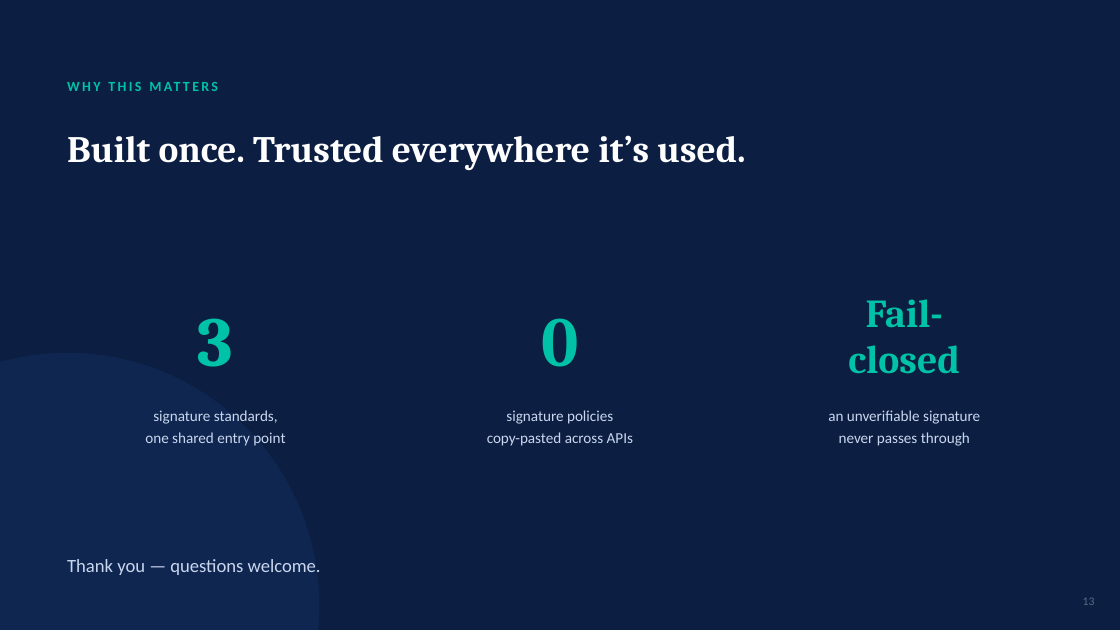
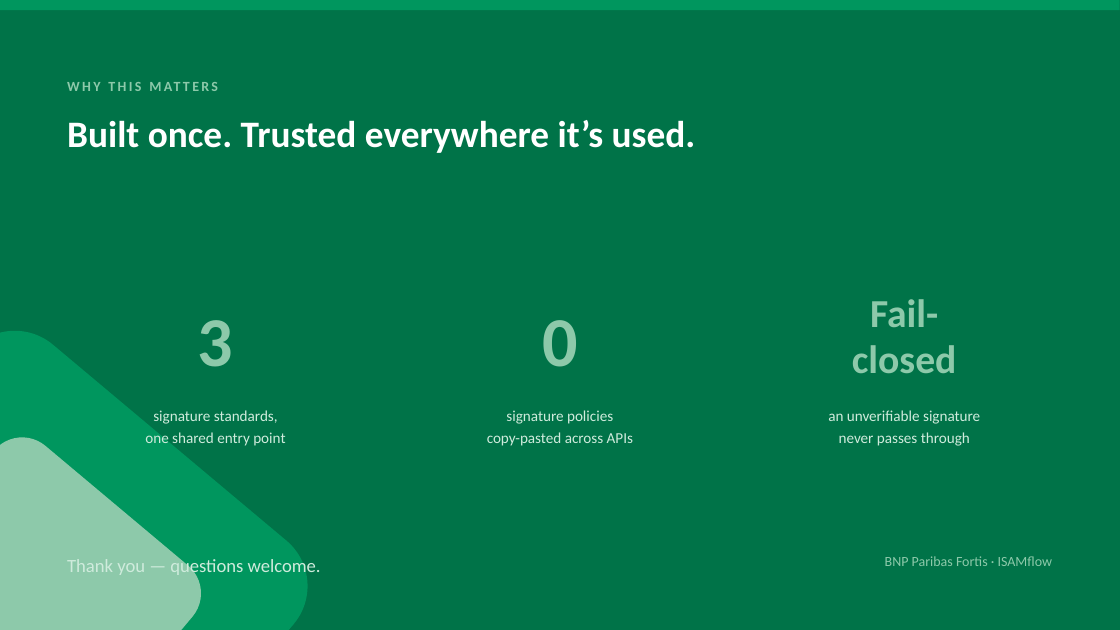
Before and after one commit to Barondev007/ISAMflow, a slide deck: slide 18 of Signature-Flow-Overview.pptx (slide 13 before the commit). Drawn at 1120x630 pixels with LibreOffice and Linux fonts; fonts in the diff are those of the drawing. Boxes give left, top, right and bottom in pixels: in the first picture for what was removed or moved away, otherwise in the second. Text is boxed around its words. In the diff, an @@ line names an element or a change of style, - is before the commit and + after.

```diff
--- a/Signature-Flow-Overview.pptx
+++ b/Signature-Flow-Overview.pptx
@@ background #0C1F42 to #007348 @@
@@ rectangle added at [0, 0, 1120, 10], fill #00965E @@
@@ text "WHY THIS MATTERS" at [67, 71, 739, 101]: text colour #00C2A8 to #8DC9AA @@
@@ text "Built once. Trusted everywhere it’s ..." at [67, 120, 696, 153]: font Cambria to Calibri; vertical alignment middle to top @@
@@ font Cambria to Calibri, text colour #00C2A8 to #8DC9AA in 3 elements at [198, 320, 233, 367], [542, 320, 577, 367], [852, 299, 957, 373] @@
@@ rounded rectangle added at [0, 307, 332, 630], fill #00965E @@
@@ ellipse removed at [0, 353, 319, 630] @@
@@ rounded rectangle added at [0, 423, 216, 630], fill #8DC9AA @@
@@ text colour #C9D6EE to #CFEBDC in 4 elements at [145, 410, 285, 446], [487, 410, 633, 446], [828, 410, 980, 446], [67, 556, 321, 577] @@
@@ text added at [885, 556, 1053, 566], 12 pt, text #8DC9AA @@
+BNP Paribas Fortis · ISAMflow
@@ text removed at [1083, 598, 1095, 605] @@
-13
```
Also in this commit, not shown: 12 other slides changed, 5 slides added.
